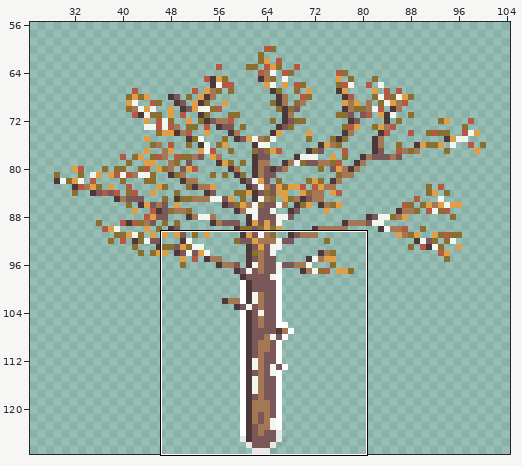
A pixel-art file gets an edit: Assets/Sprites/Ground/Tree/Grey Alder/Grey Alder.aseprite. The picture above shows the old version from afar; the outline marks the close-up.
Close-up. As it was:
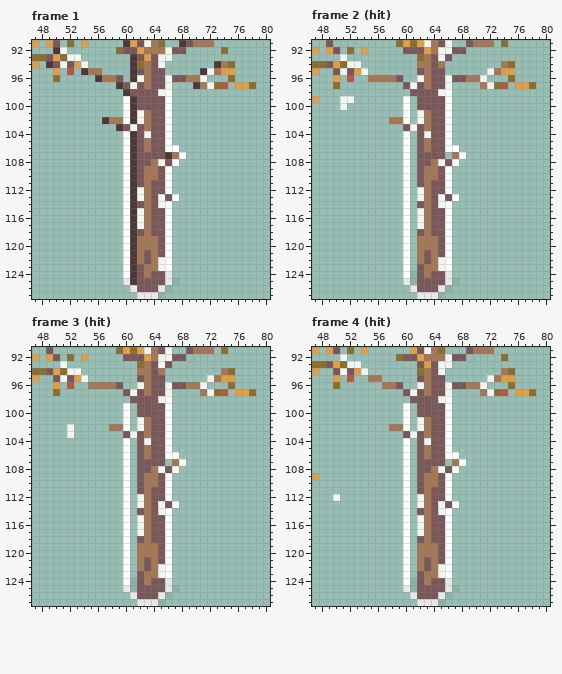
128x128 pixels, 7 frames. Shown: frame 1: x 47..80, y 91..127; frame 2 (hit): x 47..80, y 91..127; frame 3 (hit): x 47..80, y 91..127; frame 4 (hit): x 47..80, y 91..127. The wide view leaves out empty margins. The commit also changed other frames or places, which this record leaves out.
Once edited:
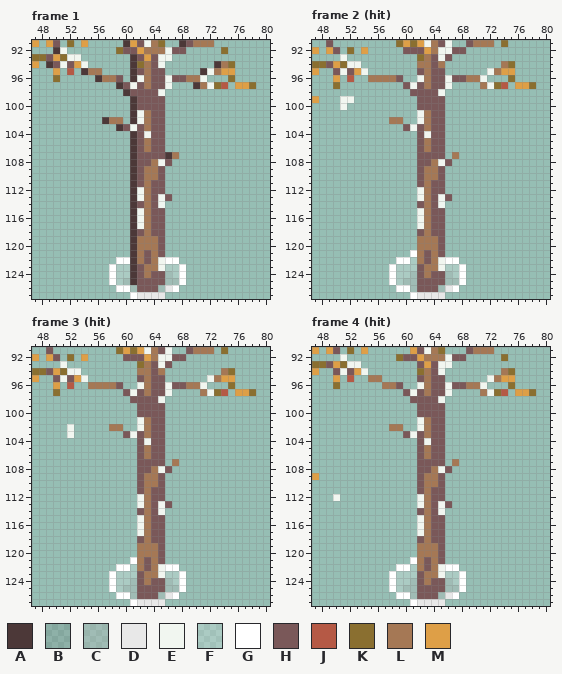
Palette (. is transparent): A #4c3838  B #63666326  C #b6b8b651  D #e8e8e8  E #f1f6f0  F #ffffff33  G #ffffff  H #7a5859  J #b55945  K #8a6f30  L #a57855  M #de9f47
Edits made:
Frame 1, layer "Highlight":
y 98: x 66 G -> .
y 99..102: x 60 G -> .; x 66 G -> .
y 103: x 66 G -> .
y 104..105: x 60 G -> .; x 66 G -> .
y 106: x 60 G -> .; x 66..67 GG -> ..
y 107: x 60 G -> .; x 68 G -> .
y 108: x 60 G -> .; x 67 G -> .
y 109..112: x 60 G -> .; x 66 G -> .
y 113: x 60 G -> .; x 67 G -> .
y 114..121: x 60 G -> .; x 66 G -> .
y 122: x 59 . -> G; x 67 . -> G
y 123: x 58..60 ..G -> GFF; x 66..68 G.. -> FFG
y 124: x 58..60 ..G -> GFF; x 66..68 D.. -> CFG
y 125: x 58..60 ..D -> GFC; x 66..68 DB. -> CCG
y 126: x 59..61 ..D -> GGC; x 65..67 DB. -> CDG
y 127: x 61 . -> G; x 65 B -> D
Frame 2 (hit), layer "Highlight":
y 98: x 66 G -> .
y 99..102: x 60 G -> .; x 66 G -> .
y 103: x 66 G -> .
y 104..105: x 60 G -> .; x 66 G -> .
y 106: x 60 G -> .; x 66..67 GG -> ..
y 107: x 60 G -> .; x 68 G -> .
y 108: x 60 G -> .; x 67 G -> .
y 109..112: x 60 G -> .; x 66 G -> .
y 113: x 60 G -> .; x 67 G -> .
y 114..120: x 60 G -> .; x 66 G -> .
y 121: x 60..61 G. -> .G; x 66 G -> .
y 122: x 59 . -> G; x 61 . -> F; x 67 . -> G
y 123: x 58..61 ..G. -> GFFF; x 66..68 G.. -> FFG
y 124: x 58..61 ..GB -> GFFC; x 66..68 D.. -> CFG
y 125: x 58..61 ..DB -> GFCC; x 66..68 DB. -> CCG
y 126: x 59..61 ..D -> GGC; x 65..67 DB. -> CDG
y 127: x 61 . -> G; x 65 B -> D
Frame 3 (hit), layer "Highlight": the same change as frame 2 (hit)
Frame 4 (hit), layer "Highlight": the same change as frame 2 (hit)
Changed places in both close-ups, as pixel boxes (x1, y1, x2, y2):
changed: (158, 89, 186, 299)
changed: (109, 96, 137, 299)
changed: (438, 89, 466, 299)
changed: (389, 96, 417, 299)
changed: (158, 396, 186, 606)
changed: (109, 403, 137, 606)
changed: (438, 396, 466, 606)
changed: (389, 403, 417, 606)
